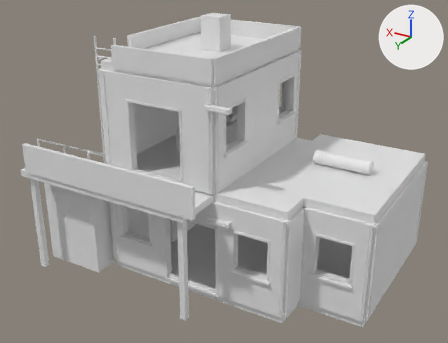
What one commit did to the OBJ model vesper-glassworks-r1/Assets/workers-cooperative-roof.obj.
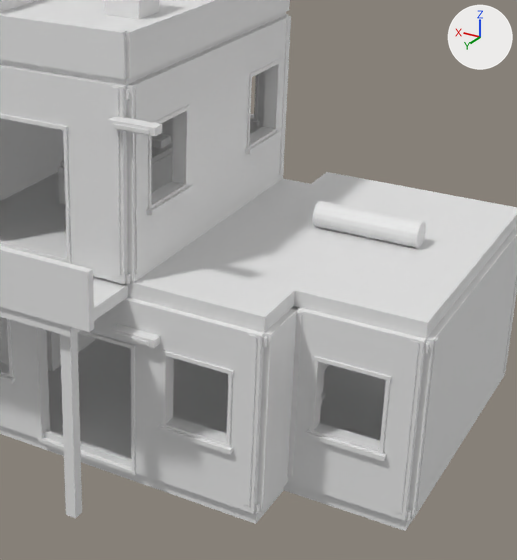
Each version appears first whole from a camera (50 mm lens) standing at (-8.0, 16.19, 10.82) and looking at (1.09, 1.04, 3.25), and next in a close-up on the part from 32% to 94% of the width and 12% to 100% of the height. The axes (+X, +Y, +Z) are drawn at upper right. The lights are the same throughout. The older version's two pictures come first. Where no turn or scale is listed for an object, it has been applied to the vertices.

The scene before the commit, as lines of its bpy script (objects in view):
```python
me_workers_cooperative_roof = bpy.data.meshes.new('workers-cooperative-roof')
me_workers_cooperative_roof.from_pydata(...)  # 4153 vertices, 6980 faces; spans x -4.12..6.3, y -3.13..4.56, z 0.0..7.78
ob_workers_cooperative_roof = bpy.data.objects.new('workers-cooperative-roof', me_workers_cooperative_roof)
ob_workers_cooperative_roof.location = (0.0, 0.0, 0.0)
```
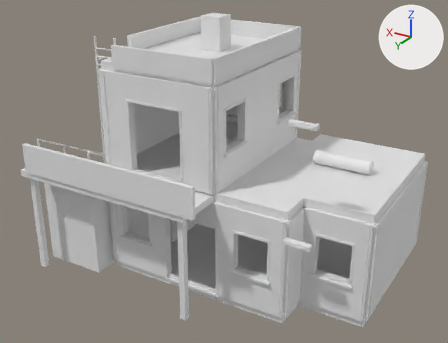
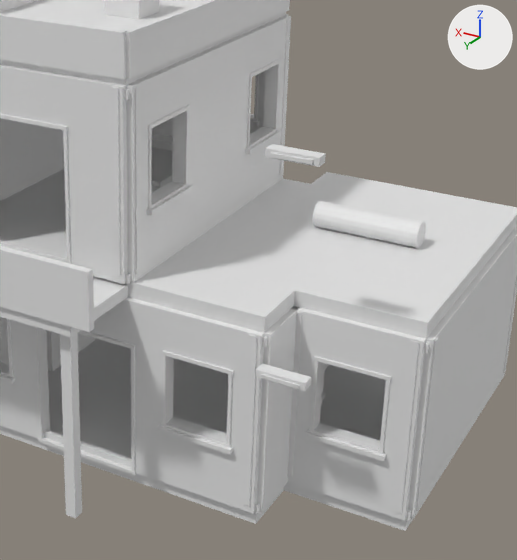
Boxes (x1, y1, x2, y2) around the edits, measured in the close-ups (517 x 560 px; the box of a moved part takes in the faces that stretch with it):
```json
{"part": 1, "of": "me_workers_cooperative_roof", "change": "moved or reshaped", "before": [111, 324, 160, 348], "after": [256, 364, 311, 391]}
{"part": 2, "of": "me_workers_cooperative_roof", "change": "moved or reshaped", "before": [115, 333, 149, 346], "after": [260, 374, 300, 389]}
{"part": 3, "of": "me_workers_cooperative_roof", "change": "moved or reshaped", "before": [108, 117, 162, 136], "after": [265, 144, 326, 167]}
{"part": 4, "of": "me_workers_cooperative_roof", "change": "moved or reshaped", "before": [113, 123, 149, 134], "after": [270, 152, 313, 165]}
{"part": 5, "of": "me_workers_cooperative_roof", "change": "moved or reshaped", "before": [58, 153, 172, 204], "after": [151, 186, 159, 193], "on screen": "mostly hidden afterwards"}
{"part": 6, "of": "me_workers_cooperative_roof", "change": "moved or reshaped", "before": [61, 142, 173, 167], "after": [151, 147, 172, 188], "on screen": "mostly hidden before"}
{"part": 7, "of": "me_workers_cooperative_roof", "change": "moved or reshaped", "before": [151, 134, 171, 149], "after": [151, 133, 173, 151]}
```

Scene script edits in JSON lines:
```json
{"block": "me_workers_cooperative_roof", "where": "me_workers_cooperative_roof.from_pydata(...)  # 4153 vertices, 6980 faces; spans x -4.12..6.3, y -3.13..4.56, z 0.0..7.78"}
{"block": "me_workers_cooperative_roof", "where": "# used by ob_workers_cooperative_roof; location = (0.0, 0.0, 0.0)"}
{"block": "me_workers_cooperative_roof", "change": "me_workers_cooperative_roof part 1: the loose piece of 8 vertices spanning x -0.38..0.38, y 3.08..3.28, z 2.69..2.81 is moved by (-2.4, 0.0, 0.0)"}
{"block": "me_workers_cooperative_roof", "change": "me_workers_cooperative_roof part 2: the loose piece of 8 vertices spanning x -0.29..0.29, y 3.28..3.3, z 2.71..2.77 is moved by (-2.4, 0.0, 0.0)"}
{"block": "me_workers_cooperative_roof", "change": "me_workers_cooperative_roof part 3: the loose piece of 8 vertices spanning x -0.38..0.38, y 3.08..3.28, z 5.94..6.06 is moved by (-2.4, 0.0, 0.0)"}
{"block": "me_workers_cooperative_roof", "change": "me_workers_cooperative_roof part 4: the loose piece of 8 vertices spanning x -0.29..0.29, y 3.28..3.3, z 5.96..6.02 is moved by (-2.4, 0.0, 0.0)"}
{"block": "me_workers_cooperative_roof", "change": "me_workers_cooperative_roof part 5: the loose piece of 8 vertices spanning x 1.59..2.89, y -1.0..1.0, z 3.56..4.2 is moved by (-0.72, 0.0, 0.0)"}
{"block": "me_workers_cooperative_roof", "change": "me_workers_cooperative_roof part 6: the loose piece of 8 vertices spanning x 1.62..2.87, y -0.95..0.95, z 4.2..4.3 is moved by (-0.72, 0.0, 0.0)"}
{"block": "me_workers_cooperative_roof", "change": "me_workers_cooperative_roof part 7: the loose piece of 8 vertices spanning x 1.74..2.74, y -0.87..-0.52, z 4.3..4.44 is moved by (-0.72, 0.0, 0.0)"}
```
